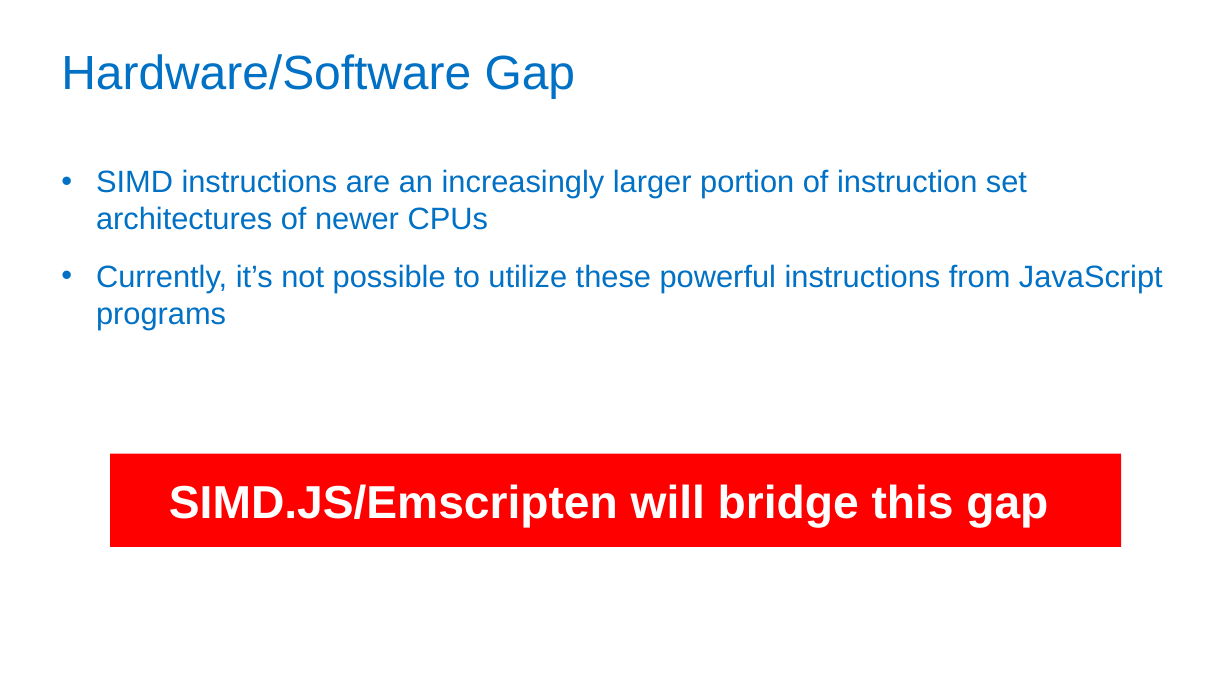
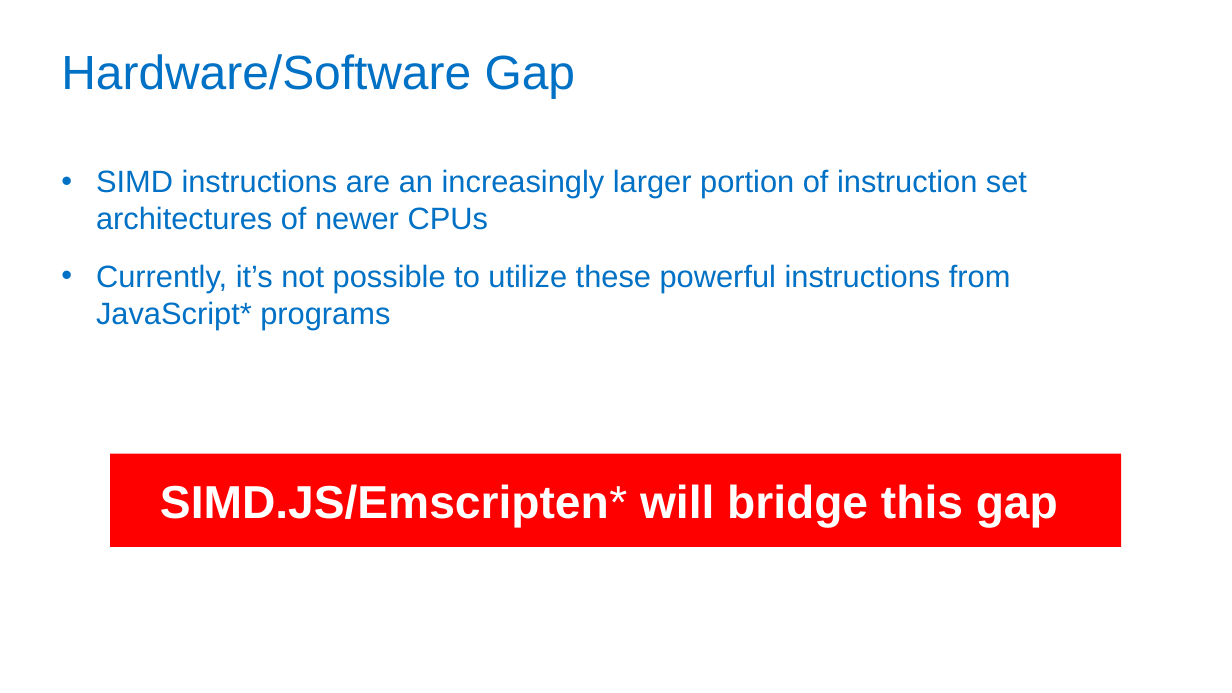
Before and after one commit to PeterJensen/wpmvp2015, a slide deck: slide 6 of simdjs-presentation.pptx. Drawn at 1232x693 pixels with LibreOffice and Linux fonts; fonts in the diff are those of the drawing; background and template pictures are left out. Boxes give left, top, right and bottom in pixels: in the first picture for what was removed or moved away, otherwise in the second. Text is boxed around its words. In the diff, an @@ line names an element or a change of style, - is before the commit and + after.

```diff
--- a/simdjs-presentation.pptx
+++ b/simdjs-presentation.pptx
@@ text at bbox=[96, 264, 1011, 329]: text changed @@
-• Currently, it’s not possible to utilize these powerful instructions from JavaScript programs
+• Currently, it’s not possible to utilize these powerful instructions from JavaScript* programs
@@ text in rectangle at bbox=[160, 484, 1058, 527]: text changed @@
-SIMD.JS/Emscripten will bridge this gap
+SIMD.JS/Emscripten* will bridge this gap
```
Also in this commit, not shown: 17 other slides changed, 4 slides added, 1 other file.
